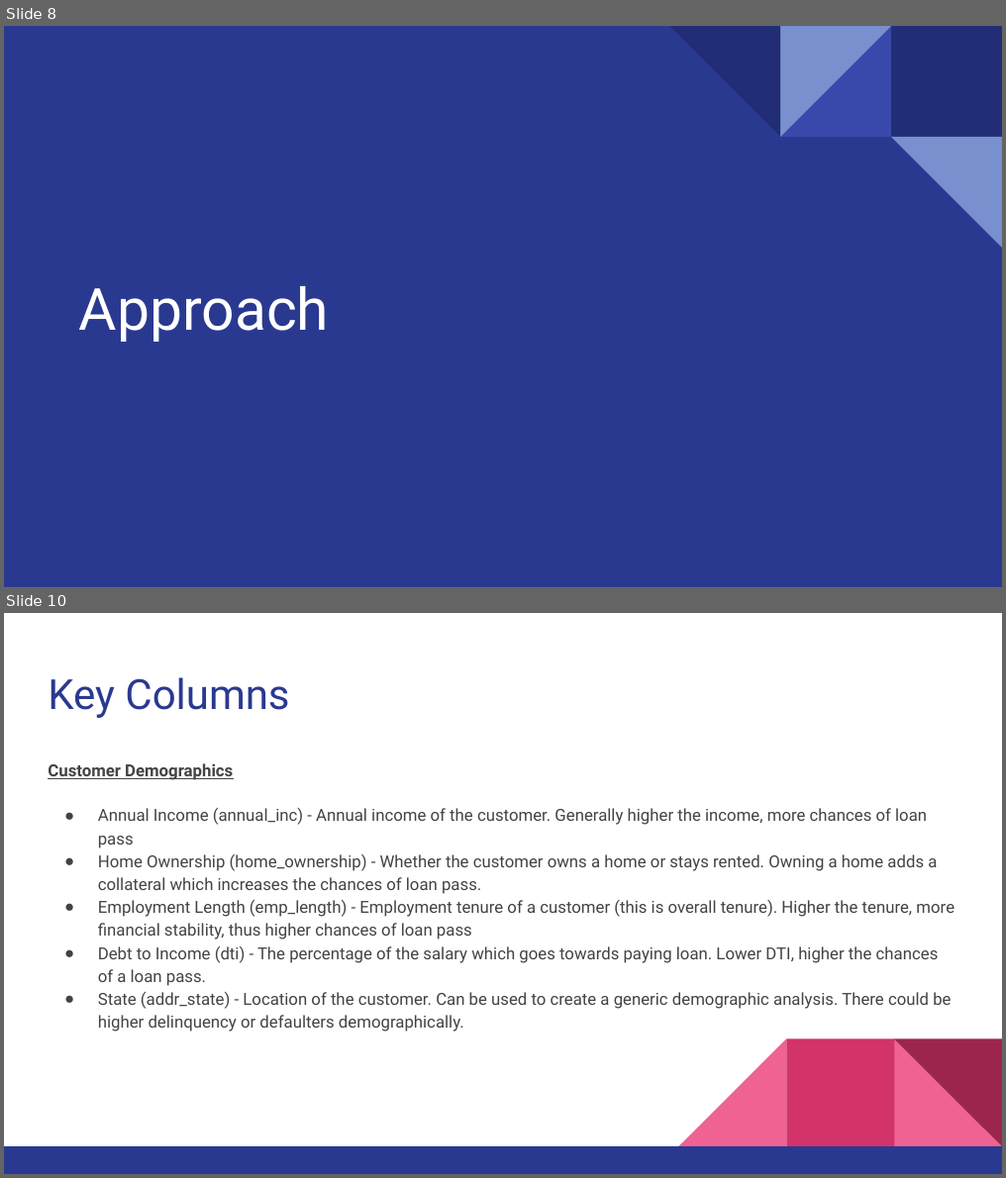
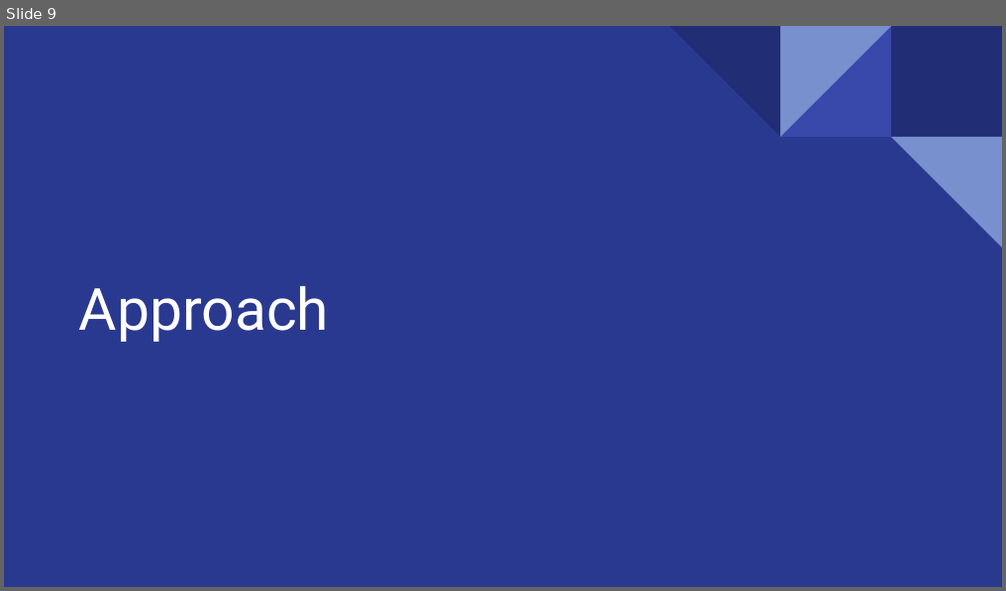
Before and after one commit to rajeevin/LendingClubCaseStudy, a slide deck: Lending Club Case study.pptx. Shown one above the other, each under a label of ours: slides 8 and 10 before the commit, slide 9 after it; the slides between them are not shown. The pictures are 1006x1178 and 1006x591 pixels, drawn with LibreOffice and Linux fonts; fonts in the diff are those of the drawing. Boxes give left, top, right and bottom in pixels: in the first picture for what was removed or moved away, otherwise in the second. Text is boxed around its words. In the diff, an @@ line names an element or a change of style, - is before the commit and + after.

```diff
--- a/Lending Club Case study.pptx
+++ b/Lending Club Case study.pptx
@@ slide 10 removed at bbox=[4, 613, 1002, 1174], background #FFFFFF @@
@@ title removed at bbox=[48, 677, 289, 718] @@
-Key Columns
@@ text removed at bbox=[48, 763, 954, 1032] @@
-Customer Demographics
-● Annual Income (annual_inc) - Annual income of the customer. Generally higher the income, more chances of loan pass
-● Home Ownership (home_ownership) - Whether the customer owns a home or stays rented. Owning a home adds a collateral which increases the chances of loan pass.
-● Employment Length (emp_length) - Employment tenure of a customer (this is overall tenure). Higher the tenure, more financial stability, thus higher chances of loan pass
-● Debt to Income (dti) - The percentage of the salary which goes towards paying loan. Lower DTI, higher the chances of a loan pass.
-● State (addr_state) - Location of the customer. Can be used to create a generic demographic analysis. There could be higher delinquency or defaulters demographically.
@@ group removed at bbox=[4, 1039, 1002, 1174]: 3 right triangles, 2 rectangles @@
@@ what was slide 8 is now slide 9 @@
```
Also in this commit, not shown: 12 slides changed, 4 slides added, 1 other file.
